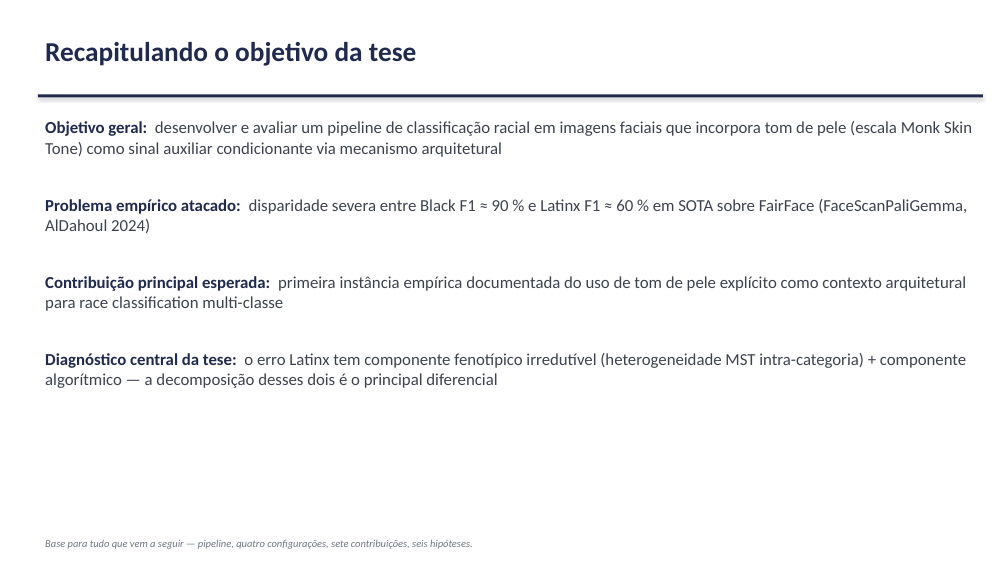
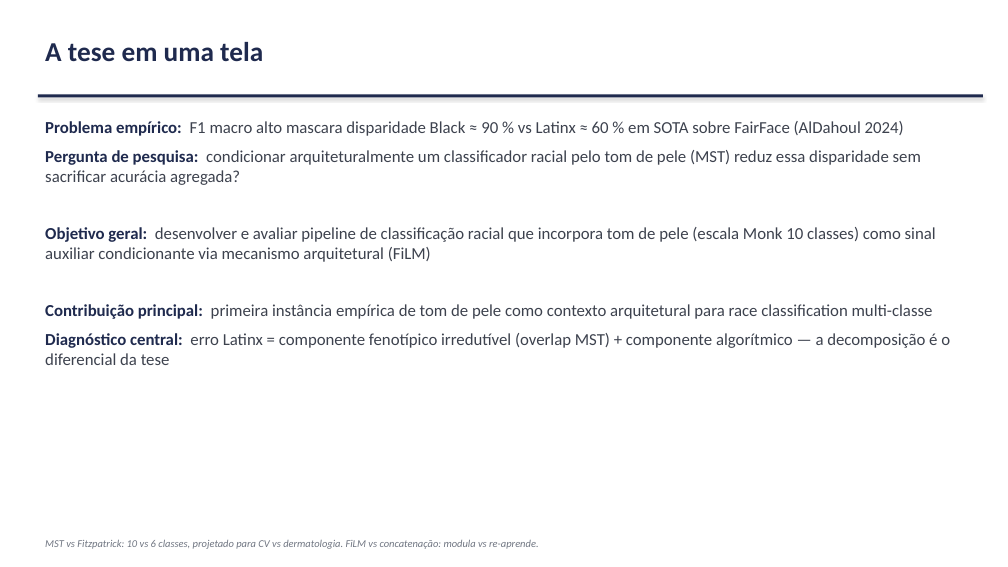
Before and after one commit to marcellozzetti/Facial-Recognition-Models-Mitigating-Bias, a slide deck: slide 3 of docs/ativo/material_reuniao_orientador_2026-07-08.pptx. Drawn at 1008x567 pixels with LibreOffice and Linux fonts; fonts in the diff are those of the drawing. Boxes give left, top, right and bottom in pixels: in the first picture for what was removed or moved away, otherwise in the second. Text is boxed around its words. In the diff, an @@ line names an element or a change of style, - is before the commit and + after.

```diff
--- a/docs/ativo/material_reuniao_orientador_2026-07-08.pptx
+++ b/docs/ativo/material_reuniao_orientador_2026-07-08.pptx
@@ text at (45, 42, 263, 62): text changed @@
-Recapitulando o objetivo da tese
+A tese em uma tela
@@ text at (45, 121, 950, 365): text changed @@
-Objetivo geral: desenvolver e avaliar um pipeline de classificação racial em imagens faciais que incorpora tom de pele (escala Monk Skin Tone) como sinal auxiliar condicionante via mecanismo arquitetural
-Problema empírico atacado: disparidade severa entre Black F1 ≈ 90 % e Latinx F1 ≈ 60 % em SOTA sobre FairFace (FaceScanPaliGemma, AlDahoul 2024)
-Contribuição principal esperada: primeira instância empírica documentada do uso de tom de pele explícito como contexto arquitetural para race classification multi-classe
-Diagnóstico central da tese: o erro Latinx tem componente fenotípico irredutível (heterogeneidade MST intra-categoria) + componente algorítmico — a decomposição desses dois é o principal diferencial
+Problema empírico: F1 macro alto mascara disparidade Black ≈ 90 % vs Latinx ≈ 60 % em SOTA sobre FairFace (AlDahoul 2024)
+Pergunta de pesquisa: condicionar arquiteturalmente um classificador racial pelo tom de pele (MST) reduz essa disparidade sem sacrificar acurácia agregada?
+Objetivo geral: desenvolver e avaliar pipeline de classificação racial que incorpora tom de pele (escala Monk 10 classes) como sinal auxiliar condicionante via mecanismo arquitetural (FiLM)
+Contribuição principal: primeira instância empírica de tom de pele como contexto arquitetural para race classification multi-classe
+Diagnóstico central: erro Latinx = componente fenotípico irredutível (overlap MST) + componente algorítmico — a decomposição é o diferencial da tese
@@ text at (45, 540, 539, 549): text changed @@
-Base para tudo que vem a seguir — pipeline, quatro configurações, sete contribuições, seis hipóteses.
+MST vs Fitzpatrick: 10 vs 6 classes, projetado para CV vs dermatologia. FiLM vs concatenação: modula vs re-aprende.
```
Also in this commit, not shown: 5 other slides changed, 2 slides added, 7 slides removed, 1 other file.
